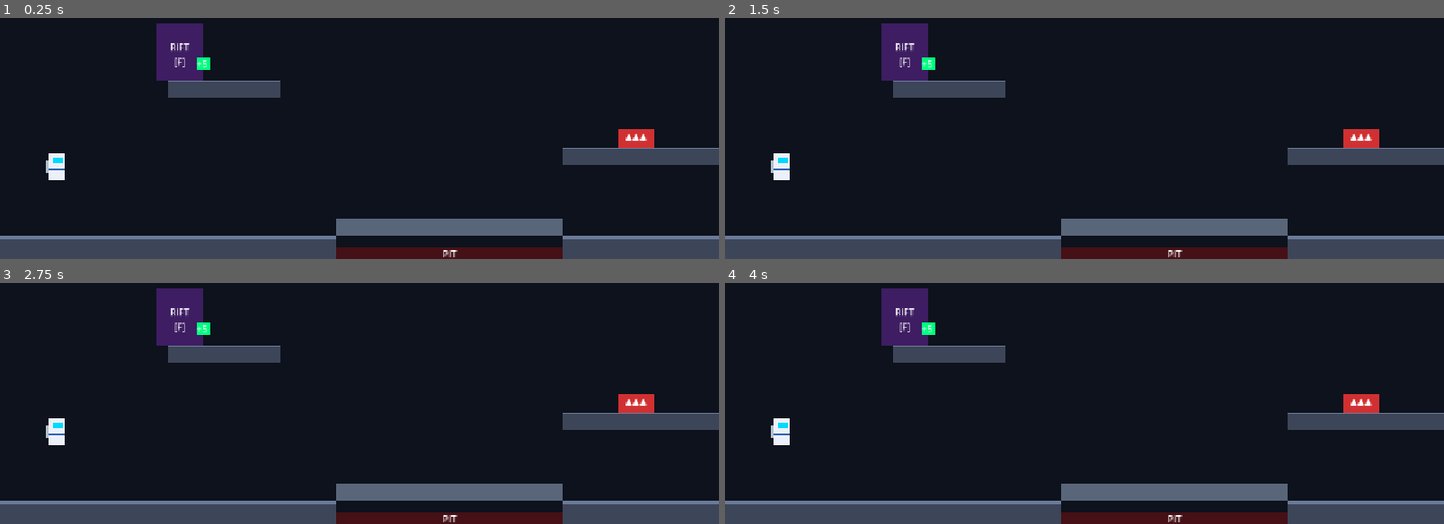
Above: before the commit, frames 1-4 (two rows, left to right).
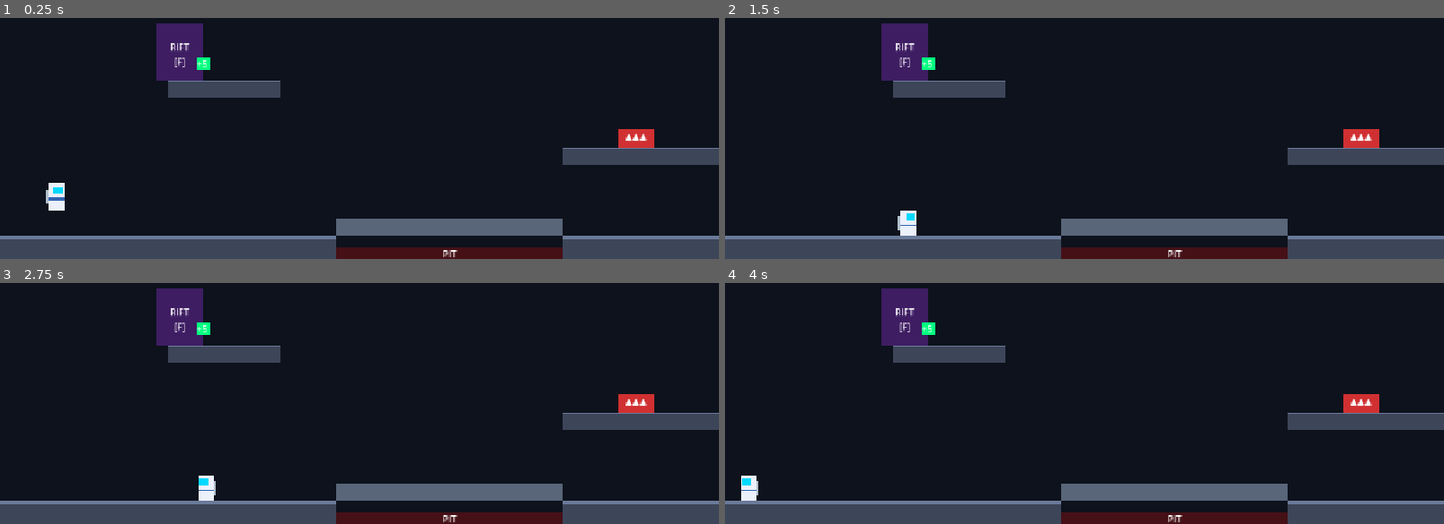
Above: after the commit, the same moments.

Repository: Pratik-sanap/Glitchverse
Game: Godot game, scene res://src/scenes/main.tscn
The game is run twice, just before and just after one commit, with the same random seed, the same clock (stepped at 60 frames per second) and the same inputs.
Inputs:
- Up to frame 1 (0.25 s): no input
- Up to frame 2 (1.5 s): hold D (move_right) from 0.53 s (still down); tap Space (jump) at 0.6, 0.77, 1.07 s; tap F (switch_world) at 1.35 s
- Up to frame 3 (2.75 s): tap Space (jump) at 1.52, 1.55, 1.82, 2.1 s; release D (move_right) at 2.03 s; hold A (move_left) from 2.03 s (still down)
- Up to frame 4 (4 s): keep holding A (move_left); tap F (switch_world) at 2.85 s; tap Space (jump) at 3.02, 3.05, 3.32, 3.6, 3.77 s

The runs differ from the first frame. In frame 1, 0.6% of the frame differs, in the area x 6-9%, y 56-80%; in frame 2, 0.5%; in frame 3, 0.5%; in frame 4, 0.5%.

Commit message:
platform collision, spike/monster/pit hazards, kill_player with EP+life deduction

Diff:
--- a/src/logic/game.gd
+++ b/src/logic/game.gd
@@ -7,14 +7,12 @@
 
 # ── Signals ───────────────────────────────────────────────
 signal state_changed
-@warning_ignore("unused_signal")
 signal points_changed(new_points: int)
-@warning_ignore("unused_signal")
 signal player_died(lives_left: int)
 @warning_ignore("unused_signal")
 signal level_cleared(points: int)
-@warning_ignore("unused_signal")
 signal game_over
+
 
 # ── Internal state ────────────────────────────────────────
 var _state: Dictionary = {}
@@ -30,9 +28,59 @@
 # PUBLIC API
 # ─────────────────────────────────────────────────────────
 
+# ── Spawn tracking (used by respawn in Step 6) ───────────
+var _last_spawn: Vector2 = Vector2.ZERO
+
 func load_level(id: int) -> void:
-	# Stub — will be filled in Step 2
-	push_warning("Game.load_level(%d) not yet implemented." % id)
+	var data: Dictionary = LevelLoader.load(id)
+	if data.is_empty():
+		push_error("Game.load_level: failed to load level %d" % id)
+		return
+
+	var sp: Dictionary = data["spawn"]
+	_last_spawn = Vector2(sp["x"], sp["y"])
+
+	# ── Build full game state ─────────────────────────────
+	_state = {
+		"level_id": data["id"],
+		"world":    "A",
+		"player": {
+			"x":        _last_spawn.x,
+			"y":        _last_spawn.y,
+			"vx":       0.0,
+			"vy":       0.0,
+			"on_ground": false,
+			"facing":   1.0
+		},
+		"points":   data["startPoints"],
+		"lives":    data["lives"],
+		"parts": {
+			"collected": 0,
+			"total":     data["parts"]
+		},
+		"entities":  data["entities"],   # already typed by LevelLoader
+		"platforms": data["platforms"],
+		"portals":   data["portals"],
+		"levelSize": data["levelSize"],
+		"gravity":   data["gravity"],
+		"objective": data["objective"],
+		"status":    "playing",
+		"time":      0.0
+	}
+
+	# Reset input and timers for a clean start
+	_move_axis        = 0.0
+	_jump_pressed     = false
+	_coyote_timer     = 0.0
+	_jump_buffer_timer = 0.0
+	_was_on_ground    = false
+
+	emit_signal("state_changed")
+	print("Game: level %d (%s) loaded — %d entities, %d platforms." % [
+		data["id"], data.get("planet","?"),
+		data["entities"].size(), data["platforms"].size()
+	])
+
 
 func set_move(axis: float) -> void:
 	_move_axis = clampf(axis, -1.0, 1.0)
@@ -67,7 +115,11 @@
 	if _state.get("status", "playing") != "playing":
 		return
 
+	# ── Advance level timer ────────────────────────────────
+	_state["time"] = _state.get("time", 0.0) + delta
+
 	var p: Dictionary = _state["player"]
+	var level_gravity: float = float(_state.get("gravity", Config.GRAVITY))
 
 	# ── Coyote time tracking ──────────────────────────────
 	var on_ground: bool = p.get("on_ground", false)
@@ -91,7 +143,7 @@
 
 	# ── Gravity ───────────────────────────────────────────
 	var vy: float = p.get("vy", 0.0)
-	vy += Config.GRAVITY * delta
+	vy += level_gravity * delta
 
 	# ── Jump ──────────────────────────────────────────────
 	var can_jump: bool = _coyote_timer > 0.0
@@ -105,8 +157,176 @@
 		vy *= pow(Config.JUMP_CUT_FACTOR, delta * 60.0)
 
 	p["vy"] = vy
+
+	# ── Integrate position then resolve platform collisions ─
+	p["x"] = p.get("x", 0.0) + vx * delta
+	p["y"] = p.get("y", 0.0) + vy * delta
+	p = _move_and_collide(p)
+
 	_was_on_ground = on_ground
-	# Collision against platforms is handled in Step 3.
-	# For now we just store the updated velocity.
 	_state["player"] = p
+
+	# ── Hazard checks (spike / monster / pit) ─────────────
+	_check_hazards(p)
+
 	emit_signal("state_changed")
+
+
+# ─────────────────────────────────────────────────────────
+# COLLISION  (AABB — no Godot physics engine needed)
+# ─────────────────────────────────────────────────────────
+
+# Returns player rect as {x, y, w, h} where (x,y) is top-left corner.
+func _player_rect(p: Dictionary) -> Dictionary:
+	return {
+		"x": p["x"] - Config.PLAYER_WIDTH  * 0.5,
+		"y": p["y"] - Config.PLAYER_HEIGHT,
+		"w": Config.PLAYER_WIDTH,
+		"h": Config.PLAYER_HEIGHT
+	}
+
+
+# Returns true when two rects {x,y,w,h} overlap.
+func _rects_overlap(a: Dictionary, b: Dictionary) -> bool:
+	return (a["x"] < b["x"] + b["w"] and a["x"] + a["w"] > b["x"] and
+			a["y"] < b["y"] + b["h"] and a["y"] + a["h"] > b["y"])
+
+
+# Resolves player position against all solid platforms.
+# Player origin is feet-centre (x = centre, y = bottom).
+func _move_and_collide(p: Dictionary) -> Dictionary:
+	var platforms: Array = _state.get("platforms", [])
+
+	# Also treat active "wall" entities in the current world as solid.
+	var extra_solids: Array = []
+	var current_world: String = _state.get("world", "A")
+	for ent in _state.get("entities", []):
+		if (ent.get("type","") == "wall"
+				and ent.get("world", "A") == current_world
+				and ent.get("active", true)
+				and not ent.get("deleted", false)):
+			extra_solids.append({
+				"x": float(ent["x"]), "y": float(ent["y"]),
+				"w": float(ent.get("w", 32)), "h": float(ent.get("h", 32))
+			})
+
+	var all_solids: Array = platforms + extra_solids
+
+	var pr: Dictionary = _player_rect(p)
+	p["on_ground"] = false
+
+	for solid in all_solids:
+		if not _rects_overlap(pr, solid):
+			continue
+
+		# Overlap depths
+		var overlap_left:   float = (pr["x"] + pr["w"]) - solid["x"]
+		var overlap_right:  float = (solid["x"] + solid["w"]) - pr["x"]
+		var overlap_top:    float = (pr["y"] + pr["h"]) - solid["y"]
+		var overlap_bottom: float = (solid["y"] + solid["h"]) - pr["y"]
+
+		# Resolve on the axis with the smallest penetration
+		var min_h: float = minf(overlap_left, overlap_right)
+		var min_v: float = minf(overlap_top,  overlap_bottom)
+
+		if min_v <= min_h:
+			# Vertical resolution
+			if overlap_top < overlap_bottom:
+				# Player landed on top of solid
+				p["y"] -= overlap_top
+				if p.get("vy", 0.0) > 0.0:
+					p["vy"] = 0.0
+				p["on_ground"] = true
+			else:
+				# Player hit ceiling
+				p["y"] += overlap_bottom
+				if p.get("vy", 0.0) < 0.0:
+					p["vy"] = 0.0
+		else:
+			# Horizontal resolution — push sideways, no velocity zeroing
+			if overlap_left < overlap_right:
+				p["x"] -= overlap_left
+			else:
+				p["x"] += overlap_right
+
+		# Recalculate rect after each resolution pass
+		pr = _player_rect(p)
+
+	return p
+
+
+# ─────────────────────────────────────────────────────────
+# HAZARDS  (spike, monster, pit)
+# ─────────────────────────────────────────────────────────
+
+func _check_hazards(p: Dictionary) -> void:
+	if _state.get("status", "playing") != "playing":
+		return
+
+	var pr: Dictionary = _player_rect(p)
+	var current_world: String = _state.get("world", "A")
+
+	# ── Pit / falling off the bottom ───────────────────────
+	var level_h: float = float(_state.get("levelSize", {"h": 720})["h"])
+	if p["y"] > level_h + 60.0:
+		_kill_player()
+		return
+
+	# ── Spikes and monsters in the current world ───────────
+	for ent in _state.get("entities", []):
+		if ent.get("world", "A") != current_world:
+			continue
+		if not ent.get("active", true) or ent.get("deleted", false):
+			continue
+
+		var etype: String = ent.get("type", "")
+		if etype != "spike" and etype != "monster" and etype != "pit":
+			continue
+
+		var er: Dictionary = {
+			"x": float(ent["x"]), "y": float(ent["y"]),
+			"w": float(ent.get("w", 32)), "h": float(ent.get("h", 32))
+		}
+		if _rects_overlap(pr, er):
+			_kill_player()
+			return  # one death per frame is enough
+
+
+# ─────────────────────────────────────────────────────────
+# DEATH  (cost + respawn — full EP/life logic in Step 6)
+# ─────────────────────────────────────────────────────────
+
+func _kill_player() -> void:
+	if _state.get("status", "playing") != "playing":
+		return
+
+	# ── Deduct EP ─────────────────────────────────────────
+	var pts: int = _state.get("points", 0)
+	pts = maxi(pts - Config.DEATH_COST, 0)
+	_state["points"] = pts
+	emit_signal("points_changed", pts)
+
+	# ── Deduct life ────────────────────────────────────────
+	var lives: int = _state.get("lives", 0) - 1
+	_state["lives"] = lives
+
+	if lives <= 0:
+		_state["status"] = "lost"
+		emit_signal("game_over")
+		return
+
+	# ── Respawn at last portal / spawn ────────────────────
+	var sp: Vector2 = _last_spawn
+	_state["player"] = {
+		"x":         sp.x,
+		"y":         sp.y,
+		"vx":        0.0,
+		"vy":        0.0,
+		"on_ground": false,
+		"facing":    1.0
+	}
+	_coyote_timer      = 0.0
+	_jump_buffer_timer = 0.0
+
+	emit_signal("player_died", lives)
+	emit_signal("state_changed")
--- /dev/null
+++ b/src/logic/level_loader.gd
@@ -0,0 +1,118 @@
+## level_loader.gd
+## Pure data class — reads a level JSON from res://src/levels/ and
+## returns a fully typed Dictionary that Game._state is built from.
+## No Node, no drawing, no signals.  Role A owns this file.
+class_name LevelLoader
+extends RefCounted
+
+## Loads level_{id}.json and returns a Dictionary on success, or {} on failure.
+static func load(id: int) -> Dictionary:
+	var path: String = "res://src/levels/level_%d.json" % id
+	if not FileAccess.file_exists(path):
+		push_error("LevelLoader: file not found — %s" % path)
+		return {}
+
+	var file: FileAccess = FileAccess.open(path, FileAccess.READ)
+	if file == null:
+		push_error("LevelLoader: cannot open — %s" % path)
+		return {}
+
+	var text: String = file.get_as_text()
+	file.close()
+
+	var parsed: Variant = JSON.parse_string(text)
+	if not (parsed is Dictionary):
+		push_error("LevelLoader: invalid JSON in — %s" % path)
+		return {}
+
+	return _validate(parsed)
+
+
+## Validates required keys and applies safe defaults for missing optional fields.
+static func _validate(raw: Dictionary) -> Dictionary:
+	# ── Required top-level keys ────────────────────────────
+	if not raw.has("id") or not raw.has("spawn") or not raw.has("platforms"):
+		push_error("LevelLoader: JSON missing required keys (id / spawn / platforms).")
+		return {}
+
+	var d: Dictionary = {}
+
+	# ── Scalars ────────────────────────────────────────────
+	d["id"]          = int(raw.get("id",          1))
+	d["planet"]      = str(raw.get("planet",      "Unknown"))
+	d["startPoints"] = int(raw.get("startPoints", Config.POINTS_START))
+	d["lives"]       = int(raw.get("lives",       3))
+	d["gravity"]     = float(raw.get("gravity",   Config.GRAVITY))
+	d["parts"]       = int(raw.get("parts",       1))
+
+	# ── levelSize ─────────────────────────────────────────
+	var ls: Dictionary = raw.get("levelSize", {})
+	d["levelSize"] = {
+		"w": float(ls.get("w", 2400)),
+		"h": float(ls.get("h", 720))
+	}
+
+	# ── spawn ─────────────────────────────────────────────
+	var sp: Dictionary = raw.get("spawn", {})
+	d["spawn"] = {
+		"x": float(sp.get("x", 100)),
+		"y": float(sp.get("y", 500))
+	}
+
+	# ── platforms ─────────────────────────────────────────
+	d["platforms"] = _parse_rects(raw.get("platforms", []))
+
+	# ── portals ───────────────────────────────────────────
+	d["portals"] = _parse_rects(raw.get("portals", []))
+
+	# ── entities ──────────────────────────────────────────
+	d["entities"] = _parse_entities(raw.get("entities", []))
+
+	# ── objective ─────────────────────────────────────────
+	var obj: Dictionary = raw.get("objective", {})
+	d["objective"] = {
+		"type":      str(obj.get("type",      "none")),
+		"timeLimit": float(obj.get("timeLimit", 0.0))
+	}
+
+	return d
+
+
+## Converts an Array of raw Dicts into typed rect Dicts {x,y,w,h}.
+static func _parse_rects(raw_arr: Array) -> Array:
+	var out: Array = []
+	for item in raw_arr:
+		if not (item is Dictionary):
+			continue
+		out.append({
+			"x": float(item.get("x", 0)),
+			"y": float(item.get("y", 0)),
+			"w": float(item.get("w", 64)),
+			"h": float(item.get("h", 32))
+		})
+	return out
+
+
+## Converts raw entity Dicts into typed entity Dicts.
+## Adds runtime fields: collected, deleted, active.
+static func _parse_entities(raw_arr: Array) -> Array:
+	var out: Array = []
+	for item in raw_arr:
+		if not (item is Dictionary):
+			continue
+		var e: Dictionary = {}
+		e["id"]        = str(item.get("id",    ""))
+		e["type"]      = str(item.get("type",  ""))
+		e["world"]     = str(item.get("world", "A"))
+		e["x"]         = float(item.get("x",   0))
+		e["y"]         = float(item.get("y",   0))
+		e["w"]         = float(item.get("w",   32))
+		e["h"]         = float(item.get("h",   32))
+		e["skill"]     = str(item.get("skill", ""))
+		e["twinId"]    = str(item.get("twinId",""))
+		# ── Runtime state flags ───────────────────────────
+		e["collected"] = false   # energy cells / ship parts
+		e["deleted"]   = false   # deleted by skill
+		e["active"]    = true    # false = does not interact
+		out.append(e)
+	return out
--- /dev/null
+++ b/src/logic/test_level_loader.gd
@@ -0,0 +1,96 @@
+## test_level_loader.gd
+## Run from the Godot Output panel:  File → Run → (select this script)
+## Or attach to a Node in a test scene and press F5.
+## No GUT needed — prints PASS / FAIL to the Output panel.
+## Role A owns this file.
+extends Node
+
+func _ready() -> void:
+	_run_tests()
+	get_tree().quit()
+
+
+func _run_tests() -> void:
+	print("=== LevelLoader Tests ===")
+	var all_pass: bool = true
+	all_pass = _t01_file_not_found()  and all_pass
+	all_pass = _t02_level1_loads()    and all_pass
+	all_pass = _t03_required_keys()   and all_pass
+	all_pass = _t04_entity_fields()   and all_pass
+	all_pass = _t05_platform_fields() and all_pass
+	all_pass = _t06_runtime_flags()   and all_pass
+	print("=== %s ===" % ("ALL PASS ✓" if all_pass else "SOME FAILED ✗"))
+
+
+func _pass(name: String) -> bool:
+	print("  PASS  %s" % name)
+	return true
+
+func _fail(name: String, detail: String) -> bool:
+	print("  FAIL  %s  →  %s" % [name, detail])
+	return false
+
+
+# T01 — missing file returns empty dict
+func _t01_file_not_found() -> bool:
+	var d: Dictionary = LevelLoader.load(999)
+	if d.is_empty():
+		return _pass("T01 missing file → {}")
+	return _fail("T01", "expected empty dict, got %s" % str(d))
+
+
+# T02 — level_1.json loads without error
+func _t02_level1_loads() -> bool:
+	var d: Dictionary = LevelLoader.load(1)
+	if not d.is_empty():
+		return _pass("T02 level_1.json loads")
+	return _fail("T02", "returned empty dict")
+
+
+# T03 — top-level required keys exist
+func _t03_required_keys() -> bool:
+	var d: Dictionary = LevelLoader.load(1)
+	var keys: Array = ["id","planet","startPoints","lives","gravity",
+					   "parts","levelSize","spawn","platforms",
+					   "portals","entities","objective"]
+	for k in keys:
+		if not d.has(k):
+			return _fail("T03", "missing key: %s" % k)
+	return _pass("T03 all required keys present")
+
+
+# T04 — every entity has the 9 contract fields + runtime flags
+func _t04_entity_fields() -> bool:
+	var d: Dictionary = LevelLoader.load(1)
+	var required: Array = ["id","type","world","x","y","w","h",
+						   "skill","twinId","collected","deleted","active"]
+	for ent in d["entities"]:
+		for k in required:
+			if not ent.has(k):
+				return _fail("T04", "entity '%s' missing field '%s'" % [ent.get("id","?"), k])
+	return _pass("T04 all entity fields present")
+
+
+# T05 — all platforms have x,y,w,h as floats
+func _t05_platform_fields() -> bool:
+	var d: Dictionary = LevelLoader.load(1)
+	for plat in d["platforms"]:
+		for k in ["x","y","w","h"]:
+			if not plat.has(k):
+				return _fail("T05", "platform missing '%s'" % k)
+			if not (plat[k] is float):
+				return _fail("T05", "platform.%s is not float" % k)
+	return _pass("T05 all platform fields are floats")
+
+
+# T06 — runtime flags start at correct defaults
+func _t06_runtime_flags() -> bool:
+	var d: Dictionary = LevelLoader.load(1)
+	for ent in d["entities"]:
+		if ent["collected"] != false:
+			return _fail("T06", "entity '%s' collected should start false" % ent["id"])
+		if ent["deleted"] != false:
+			return _fail("T06", "entity '%s' deleted should start false" % ent["id"])
+		if ent["active"] != true:
+			return _fail("T06", "entity '%s' active should start true" % ent["id"])
+	return _pass("T06 runtime flags initialised correctly")
Not shown, added: src/levels/validate_levels.gd.uid
Not shown, added: src/logic/level_loader.gd.uid
Not shown, added: src/logic/test_level_loader.gd.uid
Not shown, added: src/scenes/gameplay.gd.uid
